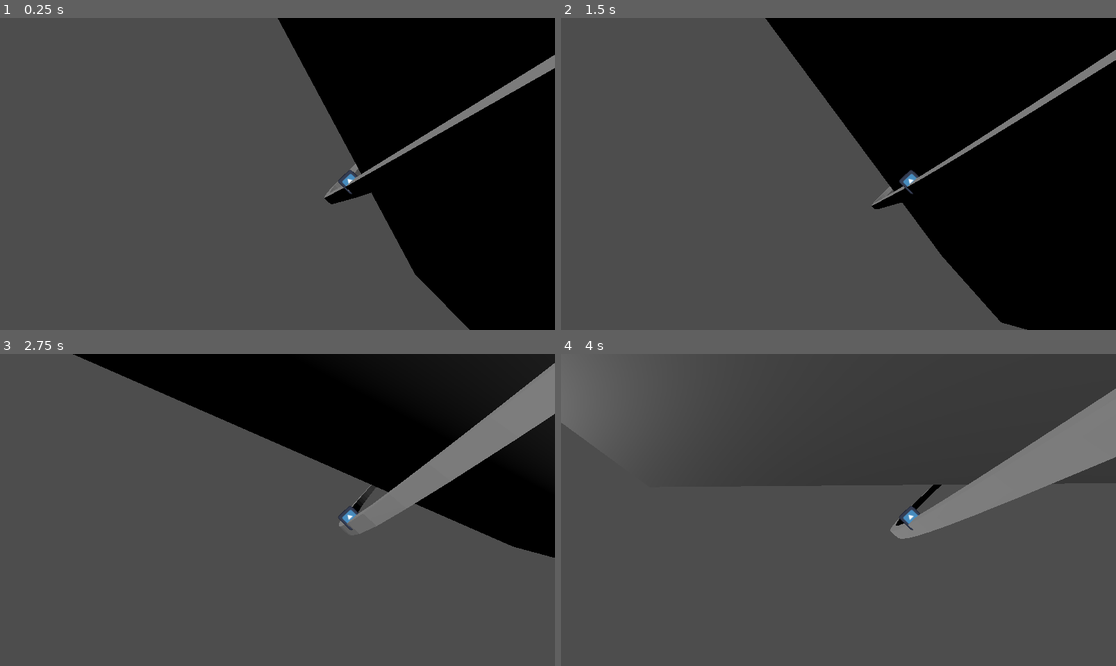
Above: before the commit, frames 1-4 (two rows, left to right).
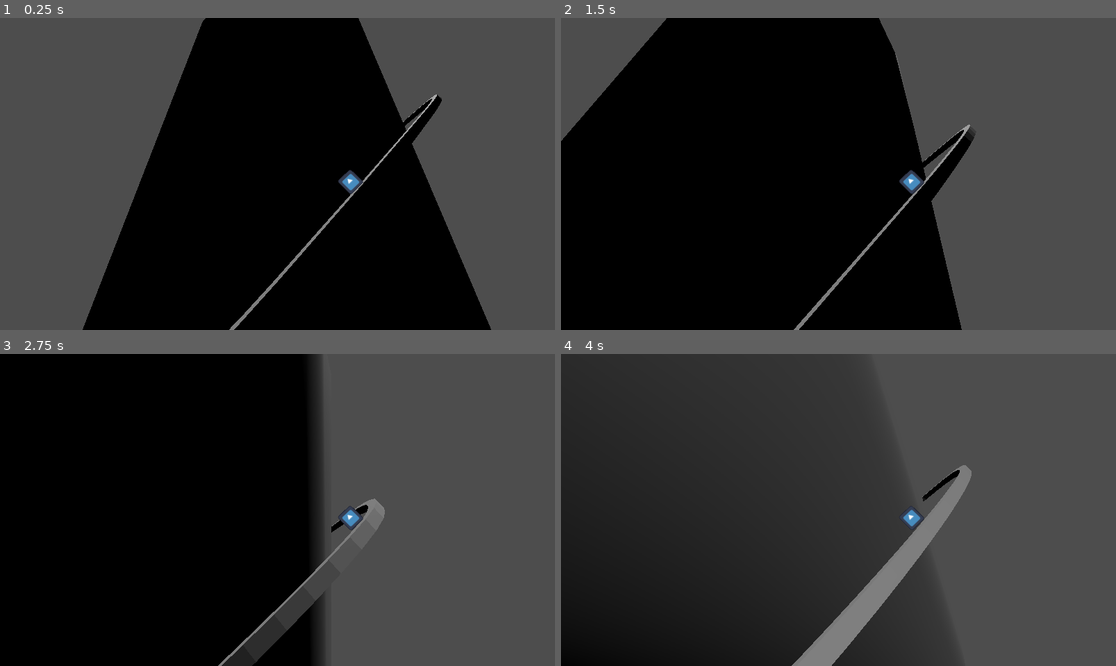
Above: after the commit, the same moments.

Repository: The-Breakfast-Gentlemen/godot-wild-jam-73
Game: Godot game, scene res://game.tscn
Same seed, same stepped clock (60 frames per second), same inputs: the game is played once before the commit and once after it. The project has no main scene, so this scene is started directly. The engine's default icon, where the game draws it, is replaced by a stand-in: a white triangle on a blue panel in a dark square.
Inputs:
- Up to frame 1 (0.25 s): no input
- Up to frame 2 (1.5 s): tap Enter (ui_accept) at 0.5, 0.77 s
- Up to frame 3 (2.75 s): tap Enter (ui_accept) at 1.52 s
- Up to frame 4 (4 s): tap Enter (ui_accept) at 3.02, 3.77 s

The runs differ from the first frame. In frame 1, 63% of the frame differs, in the area x 14-100%, y 0-100%; in frame 2, 86%, in the area x 0-100%, y 0-100%; in frame 3, 72%; in frame 4, 53%.

Commit message:
Repair path follow remote transform

Diff:
--- a/game.tscn
+++ b/game.tscn
@@ -18,7 +18,7 @@
 [node name="Game" type="Node3D"]
 
 [node name="Player" type="CharacterBody3D" parent="."]
-transform = Transform3D(-0.993178, 0, 0.116369, 0, 0.999957, 0, -0.116367, 0, -0.993192, -2.53595, 0, -1.17465)
+transform = Transform3D(-0.515016, 0, -0.857157, 0, 0.999957, 0, 0.857144, 0, -0.515024, -2.53595, 0.06, -1.17465)
 
 [node name="Player_Vis" type="Sprite3D" parent="Player"]
 transform = Transform3D(0.1, 0, 0, 0, 0.1, 0, 0, 0, 0.1, 0, 0, 0)
@@ -49,14 +49,16 @@
 path_joined = false
 
 [node name="PathFollow3D" type="PathFollow3D" parent="Path3D"]
-transform = Transform3D(-0.993178, 0, 0.116369, 0, 0.999957, 0, -0.116367, 0, -0.993192, -2.53595, 0, -1.17465)
+transform = Transform3D(0.99997, 0, 0, 0, 0.999957, 0, 0, 0, 0.999986, -2.53595, 0.06, -1.17465)
+v_offset = 0.06
 rotation_mode = 2
-loop = false
 script = ExtResource("1_3f8tg")
 move_speed = 2.0
 
 [node name="RemoteTransform3D" type="RemoteTransform3D" parent="Path3D/PathFollow3D"]
+transform = Transform3D(-0.515038, 0, -0.857167, 0, 1, 0, 0.857167, 0, -0.515038, 0, 0, 0)
 remote_path = NodePath("../../../Player")
+update_scale = false
 
 [node name="CSGCylinder3D" type="CSGCylinder3D" parent="."]
 transform = Transform3D(0.680202, -0.729427, -4.99133, -3.40408, 3.65043, -0.997366, 3.72259, 3.47137, -2.18178e-07, 0, 0.0769299, 0)
